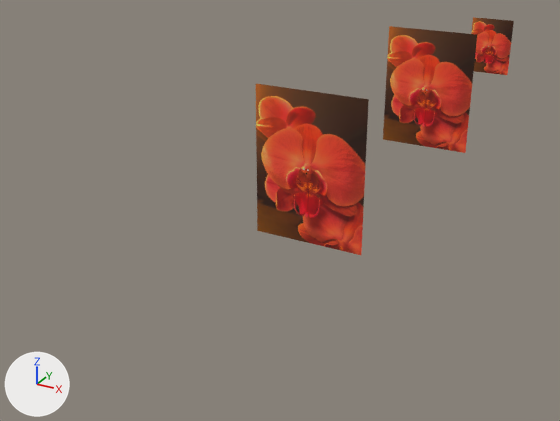
Renders of the glTF model public/map/orchid-sing/orchid-sing.glb from each side of a commit.
Before and after are seen from a 50 mm lens placed at (63.9, -152.9, 70.3), pointed at (-20.9, 1.3, -6.8). Lighting does not change. The marker at lower left points along +X, +Y and +Z. Where no turn or scale is listed for an object, it has been applied to the vertices.

The older version as bpy lines, for what is in view:
```python
ob_241226788_402318781403791_8457803904840417826_n_001 = bpy.data.objects.new('241226788_402318781403791_8457803904840417826_n.001', me_241226788_402318781403791_8457803904840417826_n_006)
ob_241226788_402318781403791_8457803904840417826_n_001.location = (0.4, 107.9, 16.4)
ob_241226788_402318781403791_8457803904840417826_n_002 = bpy.data.objects.new('241226788_402318781403791_8457803904840417826_n.002', me_241226788_402318781403791_8457803904840417826_n_004)
ob_241226788_402318781403791_8457803904840417826_n_002.location = (0.2, -25.5, 16.6)
ob_241226788_402318781403791_8457803904840417826_n_003 = bpy.data.objects.new('241226788_402318781403791_8457803904840417826_n.003', me_241226788_402318781403791_8457803904840417826_n_005)
ob_241226788_402318781403791_8457803904840417826_n_003.location = (0.6, 43.8, 16.5)
```
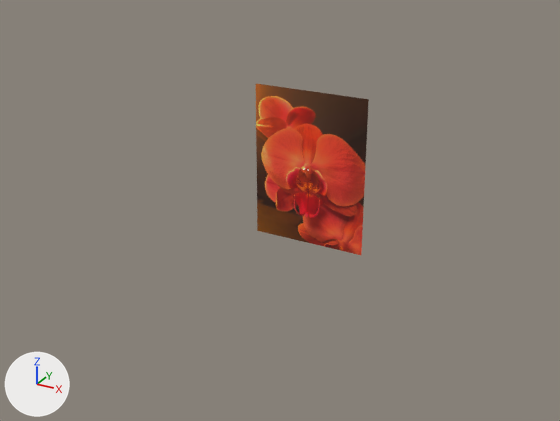
The newer file is also rescaled (x0.908), turned or shifted as a whole; pictures and numbers use the older file's frame.

What the commit changed:
Object '241226788_402318781403791_8457803904840417826_n.003' (ob_241226788_402318781403791_8457803904840417826_n_003) is deleted.
Object '241226788_402318781403791_8457803904840417826_n.001' (ob_241226788_402318781403791_8457803904840417826_n_001) is deleted.

What differs and where, as boxes (x1, y1, x2, y2) in the pictures (560 x 421 px):
'241226788_402318781403791_8457803904840417826_n.003', deleted (red): before (383, 26, 477, 153)
'241226788_402318781403791_8457803904840417826_n.001', deleted (red): before (471, 17, 514, 75)
'Grid', unchanged, uncovered by the edit: after (23, 158, 536, 408)
